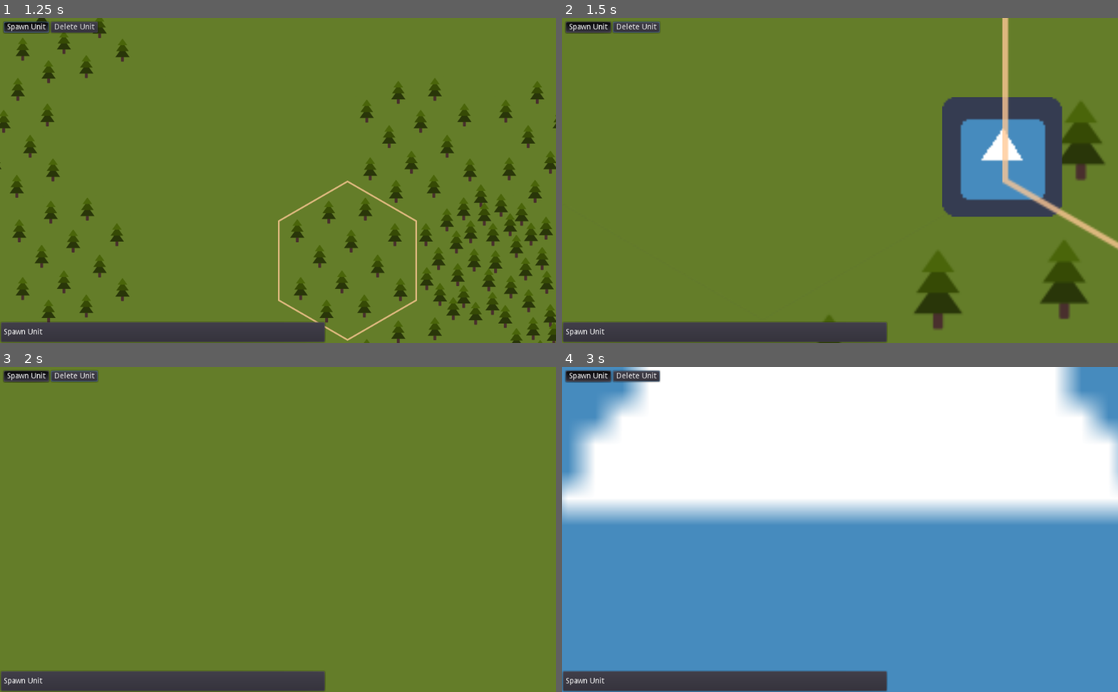
Above: before the commit, frames 1-4 (two rows, left to right).
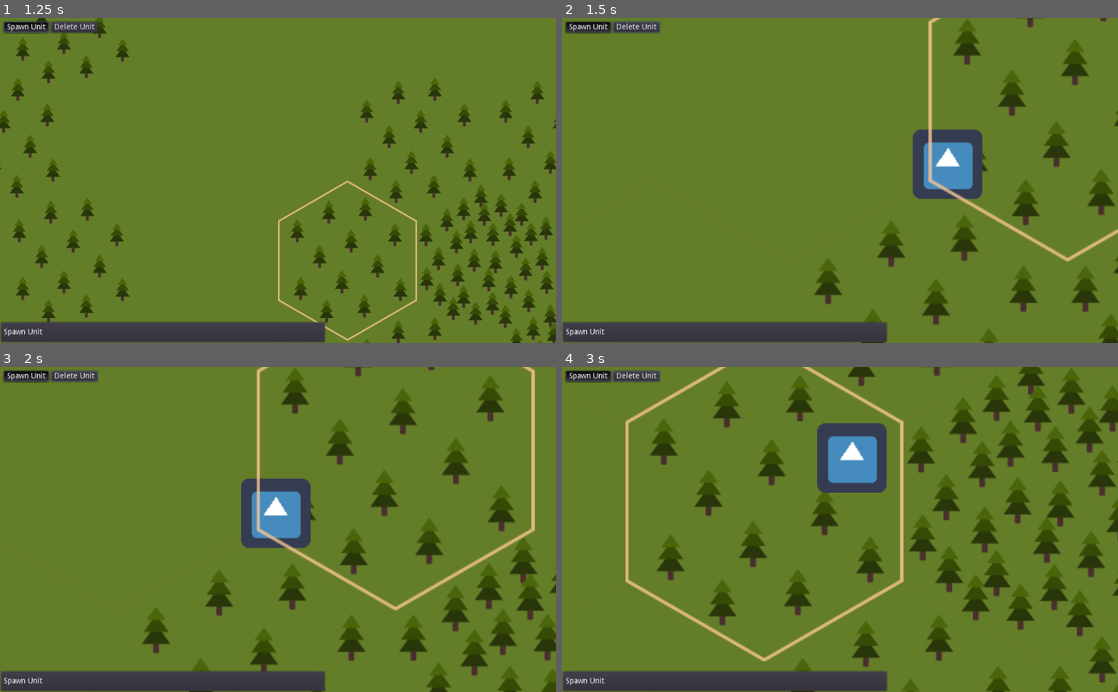
Above: after the commit, the same moments.

Repository: mwerezak/godot-heavy-gear
Game: Godot game, scene res://scripts/MainMap.tscn
Two runs of this game, one before a commit and one after it. Both use one fixed random seed, a clock stepped at 60 frames per second and the inputs below. The engine's default icon, where the game draws it, is replaced by a stand-in: a white triangle on a blue panel in a dark square.
Inputs (mouse positions are in pixels of both pictures, inside the frame that each line leads up to):
- Up to frame 1 (1.25 s): click "Spawn Unit" at 0.5 s
- Up to frame 2 (1.5 s): tap Enter at 1.25 s; move the mouse to (962, 164) at 1.27 s; hold Right (view_pan_right) from 1.28 s (still down); hold Mouse wheel up (view_zoom_in) from 1.28 s (still down); click (962, 164) at 1.42 s
- Up to frame 3 (2 s): keep holding Right (view_pan_right); keep holding Mouse wheel up (view_zoom_in); tap Mouse wheel down (view_zoom_out) at 1.55 s
- Up to frame 4 (3 s): move the mouse to (728, 545) at 2.02 s; release Right (view_pan_right) at 2.03 s; release Mouse wheel up (view_zoom_in) at 2.03 s; hold Down (view_pan_down) 2.03-2.78 s; tap Mouse wheel down (view_zoom_out) at 2.1 s; tap Mouse wheel up (view_zoom_in) at 2.3 s; move the mouse to (895, 458) at 2.77 s; press the mouse at (895, 458) at 2.78 s; hold Right (view_pan_right) from 2.78 s (still down)

Frame 1 is identical in both runs. In frame 2, 16% of the frame differs, in the area x 45-100%, y 0-100%; in frame 3, 12%; in frame 4, 96%, in the area x 0-100%, y 0-100%.

Commit message:
Camera zoom limits

Diff:
--- a/scripts/Camera.gd
+++ b/scripts/Camera.gd
@@ -1,8 +1,10 @@
 extends Camera2D
 
-## TODO zoom limits
+var zoom_step = 1.1
+var min_zoom = 0.5
+var max_zoom = 4.0
+
 var pan_speed = 400
-var zoom_step = 1.1
 
 ## Rectangle used to limit camera panning.
 ## Note that the built in camera limits do not work: they don't actually constrain the position of the camera.
@@ -15,16 +17,20 @@
 func _input(event):
 	if event.is_action_pressed("view_zoom_in"):
 		zoom /= zoom_step
+		_snap_zoom_limits()
 	if event.is_action_pressed("view_zoom_out"):
 		zoom *= zoom_step
+		_snap_zoom_limits()
 
 # use _process for smoother scrolling
 func _process(delta):
 	#smooth keyboard zoom
 	if Input.is_action_pressed("view_zoom_in"):
 		zoom /= zoom_step
+		_snap_zoom_limits()
 	if Input.is_action_pressed("view_zoom_out"):
 		zoom *= zoom_step
+		_snap_zoom_limits()
 
 	var panning = Vector2()
 	if Input.is_action_pressed("view_pan_up"):
@@ -35,15 +41,20 @@
 		panning.x -= 1
 	if Input.is_action_pressed("view_pan_right"):
 		panning.x += 1
-	position += panning.normalized() * pan_speed * delta * zoom
 
-	if limit_rect: _snap_to_limits()
+	if panning.length_squared() > 0:
+		position += panning.normalized() * pan_speed * delta * zoom
+		if limit_rect: _snap_to_limits()
 
 # force position to be inside limit_rect
 func _snap_to_limits():
 	position.x = clamp(position.x, limit_rect.position.x, limit_rect.end.x)
 	position.y = clamp(position.y, limit_rect.position.y, limit_rect.end.y)
 
+func _snap_zoom_limits():
+	zoom.x = clamp(zoom.x, min_zoom, max_zoom)
+	zoom.y = clamp(zoom.y, min_zoom, max_zoom)
+
 func set_limit_rect(rect):
 	limit_rect = rect
 	_snap_to_limits()
